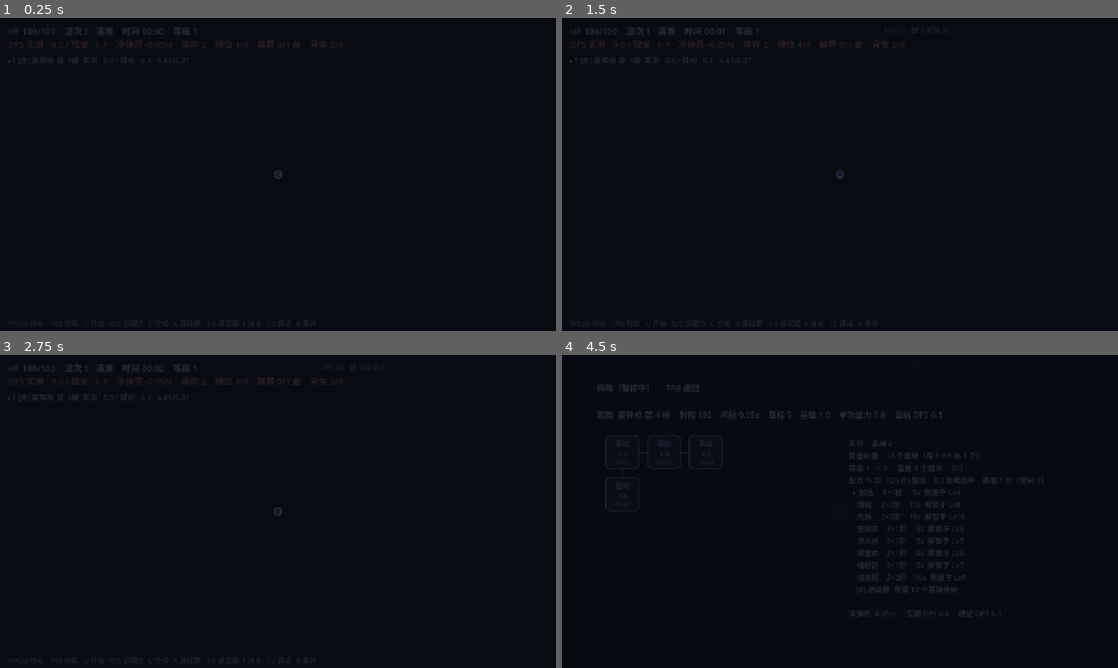
Above: before the commit, frames 1-4 (two rows, left to right).
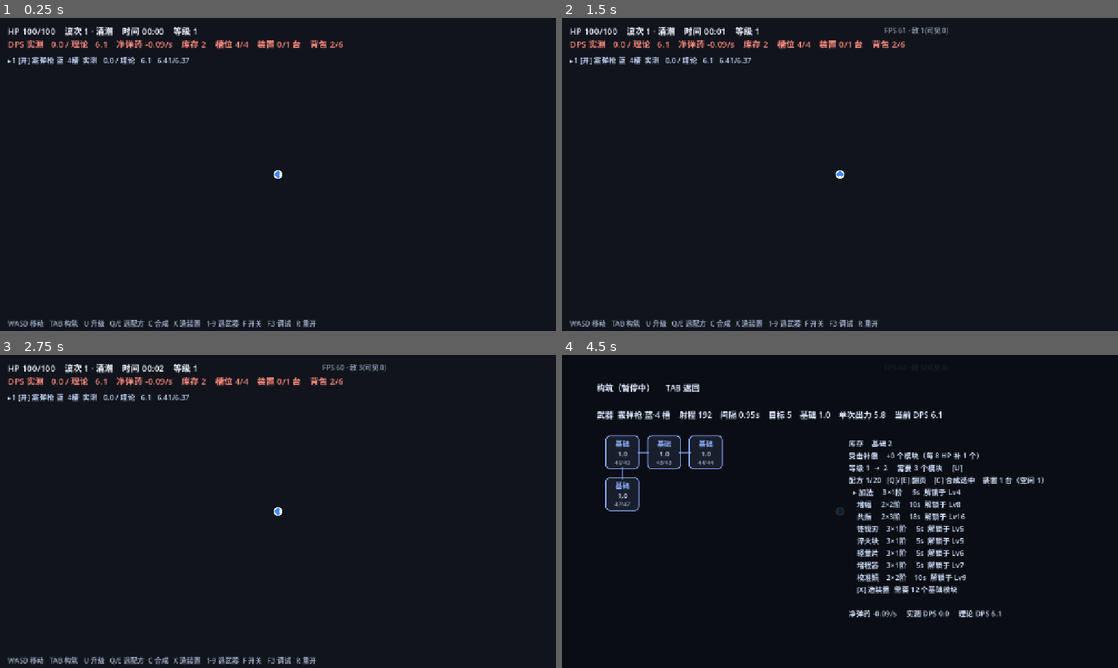
Above: after the commit, the same moments.

Repository: M1suK1/weapon-build-survivor
Game: Godot game, scene res://scenes/main.tscn
Two runs of this game, one before a commit and one after it. Both use one fixed random seed, a clock stepped at 60 frames per second and the inputs below.
Inputs (mouse positions are in pixels of both pictures, inside the frame that each line leads up to):
- Up to frame 1 (0.25 s): no input
- Up to frame 2 (1.5 s): tap Enter at 0.5 s; move the mouse to (962, 158) at 0.52 s; hold D 0.53-1.28 s; tap 1 at 0.6 s; click (962, 158) at 0.67 s; tap Space at 0.77, 1.25 s; move the mouse to (728, 190) at 1.27 s; hold S from 1.28 s (still down); tap 4 at 1.35 s; click (728, 190) at 1.42 s
- Up to frame 3 (2.75 s): tap Space at 1.52 s; tap Enter at 2, 2.1 s; move the mouse to (333, 442) at 2.02 s; release S at 2.03 s; hold D from 2.03 s (still down); click (333, 442) at 2.17 s
- Up to frame 4 (4.5 s): tap Space at 2.75, 3.02, 3.77, 4.25 s; move the mouse to (812, 574) at 2.77 s; release D at 2.78 s; hold W 2.78-3.53 s; tap Keypad Enter at 2.85 s; click (812, 574) at 2.92 s; tap Enter at 3.5 s; move the mouse to (1006, 558) at 3.52 s; hold A from 3.53 s (still down); tap T at 3.6 s; click (1006, 558) at 3.67 s; move the mouse to (673, 464) at 4.27 s; tap Tab at 4.35 s; click (673, 464) at 4.42 s

The runs differ from the first frame. In frame 1, 2.5% of the frame differs, in the area x 1-62%, y 2-99%; in frame 2, 2.6%; in frame 3, 2.7%; in frame 4, 5.7%, in the area x 6-87%, y 9-84%.

Commit message:
fix: 选卡面板常驻暗色遮罩 + 宝箱卡片点击无效（_take_card 缺 chest 分支）；新增 clicktest 点击自检

Diff:
--- a/project.godot
+++ b/project.godot
@@ -1,3 +1,11 @@
+; Engine configuration file.
+; It's best edited using the editor UI and not directly,
+; since the parameters that go here are not all obvious.
+;
+; Format:
+;   [section] ; section goes between []
+;   param=value ; assign values to parameters
+
 config_version=5
 
 [application]
--- a/scripts/game.gd
+++ b/scripts/game.gd
@@ -220,6 +220,9 @@
 var shot_chest := false
 var hold_pick := false
 var pick_pre := false
+var click_test := false
+var ct2 := 0.0
+var click_done := false
 var chest_test := false
 var ct_t := 0.0
 var ct_opened := false
@@ -297,6 +300,9 @@
 			swarm_test = true
 		elif a == "chesttest":
 			chest_test = true
+		elif a == "clicktest":
+			click_test = true
+			hold_pick = true
 		elif a == "holdpick":
 			hold_pick = true
 		elif a == "shotchest":
@@ -461,12 +467,13 @@
 
 	pick_root = Control.new()
 	pick_root.set_anchors_preset(Control.PRESET_FULL_RECT)
-	pick_root.visible = true
+	pick_root.size = Vector2(1280, 720)
+	pick_root.mouse_filter = Control.MOUSE_FILTER_STOP
+	# 选卡面板默认隐藏：以前这里常驻一层 0.86 的暗色，导致整局画面都像被暂停
+	pick_root.visible = false
+	# 整棵树被 paused 时，控件必须显式 ALWAYS 才能收到鼠标事件
+	pick_root.process_mode = Node.PROCESS_MODE_ALWAYS
 	layer.add_child(pick_root)
-	var pbg := ColorRect.new()
-	pbg.color = Color(0.03, 0.04, 0.07, 0.86)
-	pbg.set_anchors_preset(Control.PRESET_FULL_RECT)
-	pick_root.add_child(pbg)
 
 	var bg := ColorRect.new()
 	bg.color = Color(0.04, 0.05, 0.08, 0.88)
@@ -631,6 +638,36 @@
 			var gx := (i % 12) - 6
 			var gy := int(i / 12) - 5
 			_spawn_enemy_at(player.position + Vector2(gx * 52.0, gy * 46.0))
+	# 点击自检：开箱 -> 1 秒后向视口塞一个真实鼠标点击 -> 看卡片是否被响应
+	if click_test:
+		ct2 += delta
+		if ct2 > 0.5 and not picking and not pick_pre:
+			pick_pre = true
+			grant_chest(true)
+			print("CLICKTEST opened mode=%s cards=%d" % [pick_mode, chest_offer.size()])
+		elif ct2 > 1.5 and picking and not click_done:
+			click_done = true
+			var ev := InputEventMouseButton.new()
+			ev.button_index = MOUSE_BUTTON_LEFT
+			ev.pressed = true
+			ev.position = Vector2(300, 360)
+			ev.global_position = ev.position
+			get_viewport().push_input(ev)
+			var up := InputEventMouseButton.new()
+			up.button_index = MOUSE_BUTTON_LEFT
+			up.pressed = false
+			up.position = ev.position
+			up.global_position = ev.position
+			get_viewport().push_input(up)
+			var mv := InputEventMouseMotion.new()
+			mv.position = ev.position
+			mv.global_position = ev.position
+			get_viewport().push_input(mv)
+			var hov := get_viewport().gui_get_hovered_control()
+			print("CLICKTEST hovered=%s pick_rect=%s" % [str(hov), str(pick_root.get_global_rect())])
+		elif ct2 > 2.2 and click_done:
+			print("CLICKTEST result picking=%s weapons=%d" % [str(picking), weapons.size()])
+			get_tree().quit()
 	# 开箱链路自检：开 → 选第 2 张 → 验证进背包
 	if chest_test:
 		ct_t += delta
@@ -2241,6 +2278,7 @@
 		_toggle_build()
 	picking = true
 	pick_wait = 0.0
+	pick_root.visible = true
 	_paint_offer()
 	if playtest or shot_bot or bot:
 		print("[pick] mode=%s pause=%s" % [pick_mode, str(get_tree().paused)])
@@ -2315,6 +2353,8 @@
 
 func _close_pick() -> void:
 	picking = false
+	if pick_root != null:
+		pick_root.visible = false
 	get_tree().paused = false
 	pick_mode = "level"
 	if pending_chest > 0 and not dead:
@@ -2331,6 +2371,11 @@
 
 ## 领第 i 张卡
 func _take_card(i: int) -> void:
+	# 宝箱面板走的是另一套数据（chest_offer），以前漏了这个分支，
+	# 结果卡片点得动（button_down 有反应）但 pressed 永远落空、面板关不掉
+	if pick_mode == "chest":
+		_take_weapon_card(i)
+		return
 	if i < 0 or i >= offer.size():
 		return
 	var card: Dictionary = offer[i]
Not shown, added: docs/screenshots/blade.png.import
Not shown, added: docs/screenshots/build-pulse.png.import
Not shown, added: docs/screenshots/build.png.import
Not shown, added: docs/screenshots/chest.png.import
Not shown, added: docs/screenshots/combat.png.import
Not shown, added: docs/screenshots/layout.png.import
Not shown, added: docs/screenshots/pick.png.import
Not shown, added: docs/screenshots/ring.png.import
Not shown, added: scripts/bullet.gd.uid
Not shown, added: scripts/chest.gd.uid
Not shown, added: scripts/enemy.gd.uid
Not shown, added: scripts/game.gd.uid
(and 4 more such lines)
